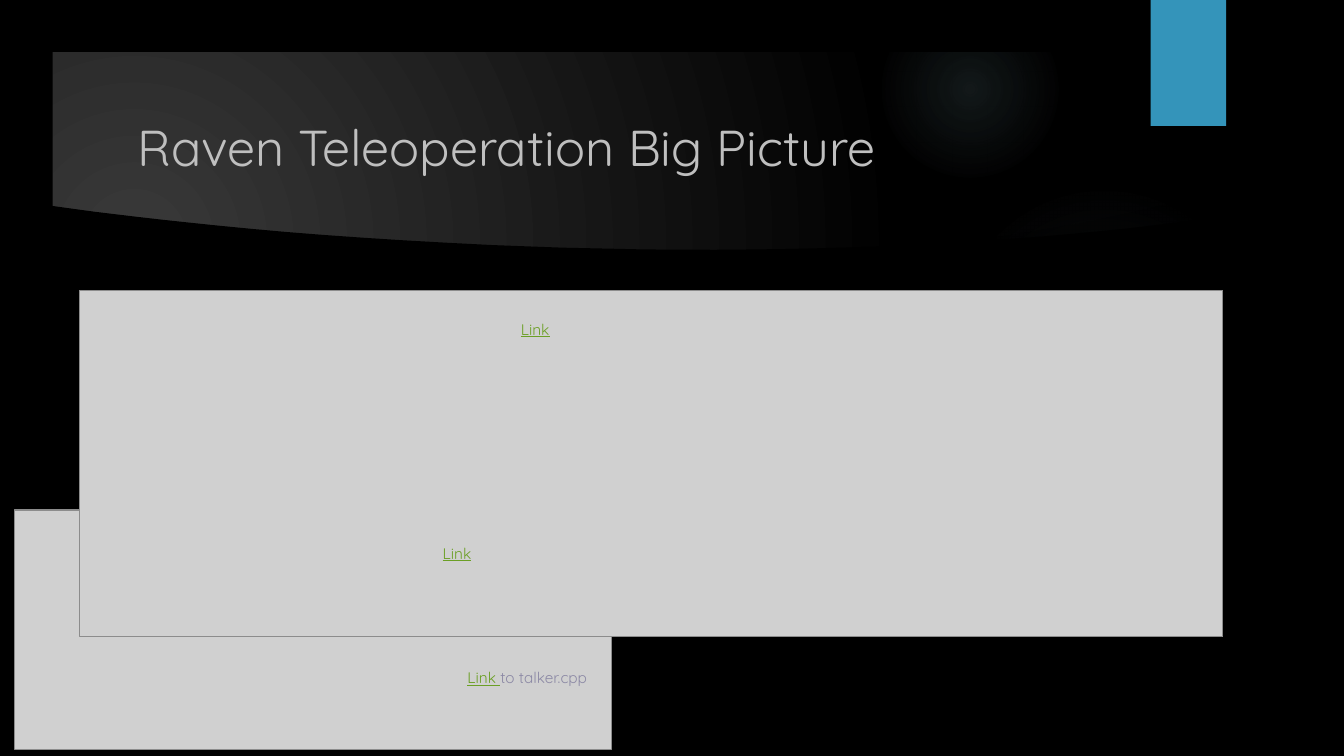
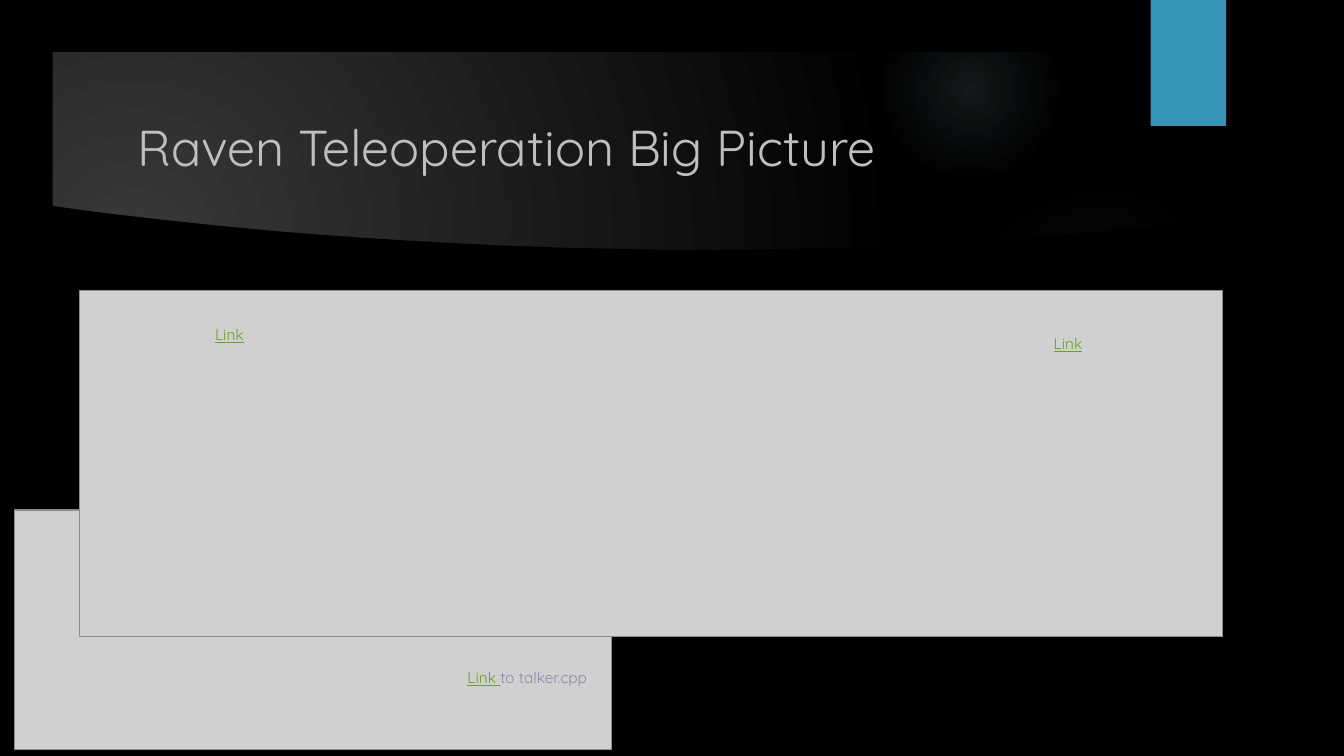
Before and after one commit to melodysu83/AutoCircle_generater, a slide deck: slide 18 of Raven Teleoperation - Automove.pptx. Drawn at 1344x756 pixels with LibreOffice and Linux fonts; fonts in the diff are those of the drawing; grey boxes stand for pictures; background and template pictures are left out. Boxes give left, top, right and bottom in pixels: in the first picture for what was removed or moved away, otherwise in the second. Text is boxed around its words. In the diff, an @@ line names an element or a change of style, - is before the commit and + after.

```diff
--- a/Raven Teleoperation - Automove.pptx
+++ b/Raven Teleoperation - Automove.pptx
@@ text "Link": place and size @@
-text "Link" at bbox=[521, 324, 550, 337]
+text "Link" at bbox=[215, 329, 244, 343]
@@ text "Link": place and size @@
-text "Link" at bbox=[443, 548, 472, 561]
+text "Link" at bbox=[1054, 338, 1083, 352]
```
Also in this commit, not shown: 6 other slides changed.
